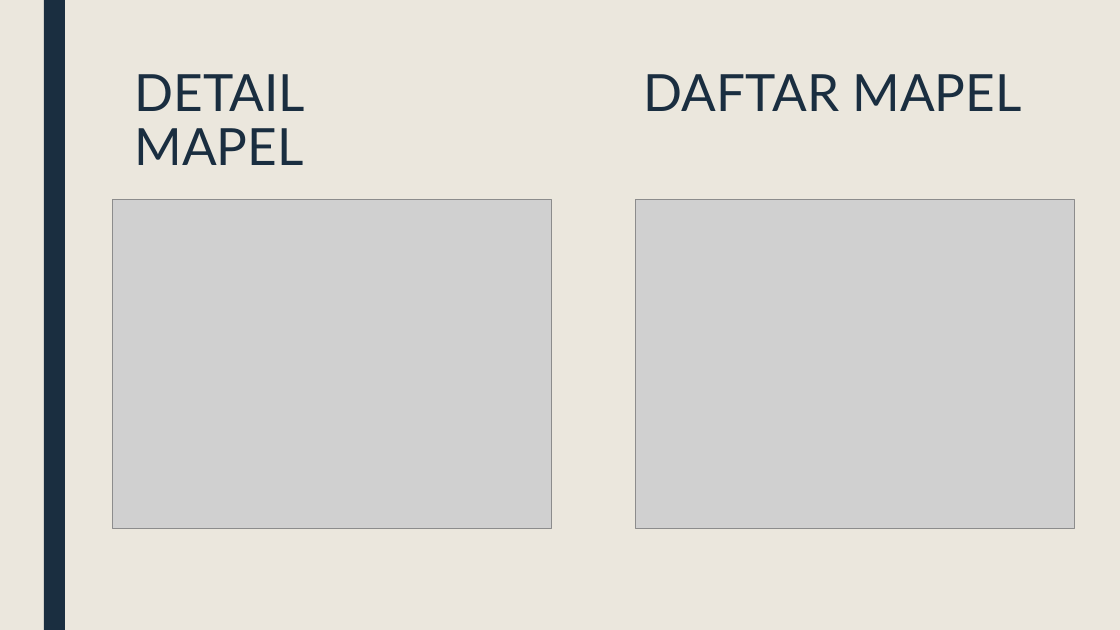
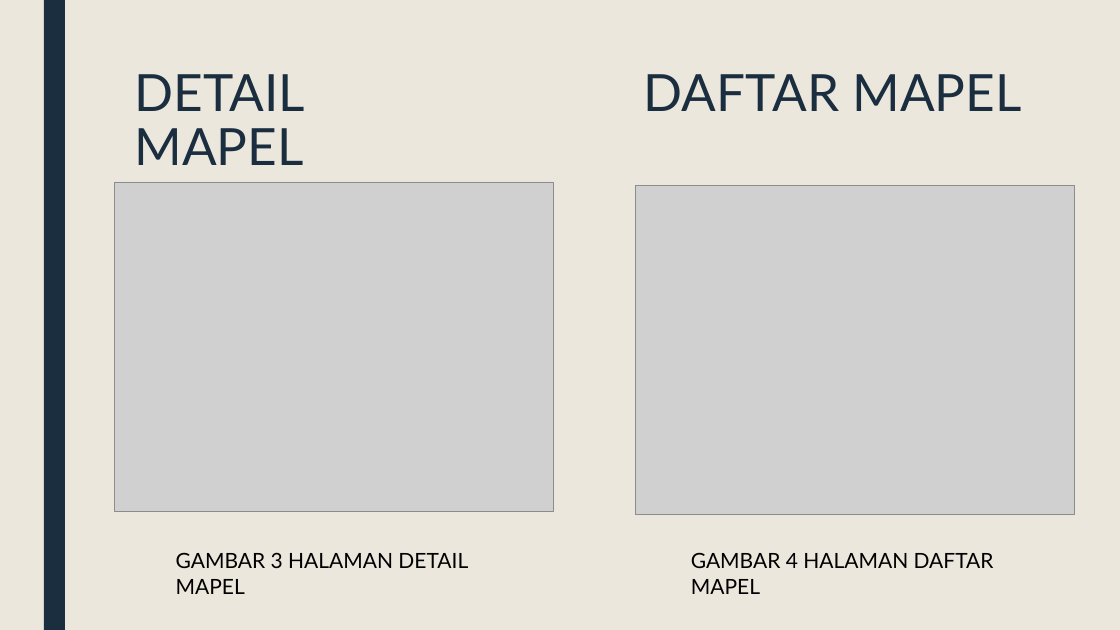
Before and after one commit to danielzalukhu/taubaya, a slide deck: slide 15 of document/LSTA/160716053_DanielBualaKristoZalukhu_PPT.pptx. Drawn at 1120x630 pixels with LibreOffice and Linux fonts; fonts in the diff are those of the drawing; grey boxes stand for pictures. Boxes give left, top, right and bottom in pixels: in the first picture for what was removed or moved away, otherwise in the second. Text is boxed around its words. In the diff, an @@ line names an element or a change of style, - is before the commit and + after.

```diff
--- a/document/LSTA/160716053_DanielBualaKristoZalukhu_PPT.pptx
+++ b/document/LSTA/160716053_DanielBualaKristoZalukhu_PPT.pptx
@@ picture: place and size @@
-picture at (112, 200, 551, 529)
+picture at (114, 182, 554, 512)
@@ picture: place and size @@
-picture at (635, 200, 1075, 529)
+picture at (635, 186, 1075, 515)
@@ text added at (176, 552, 468, 594), 18 pt, text #000000 @@
+GAMBAR 3 HALAMAN DETAIL MAPEL
@@ text added at (691, 552, 994, 594), 18 pt, text #000000 @@
+GAMBAR 4 HALAMAN DAFTAR MAPEL
```
Also in this commit, not shown: 9 other slides changed, 1 slide added, 28 other files.
